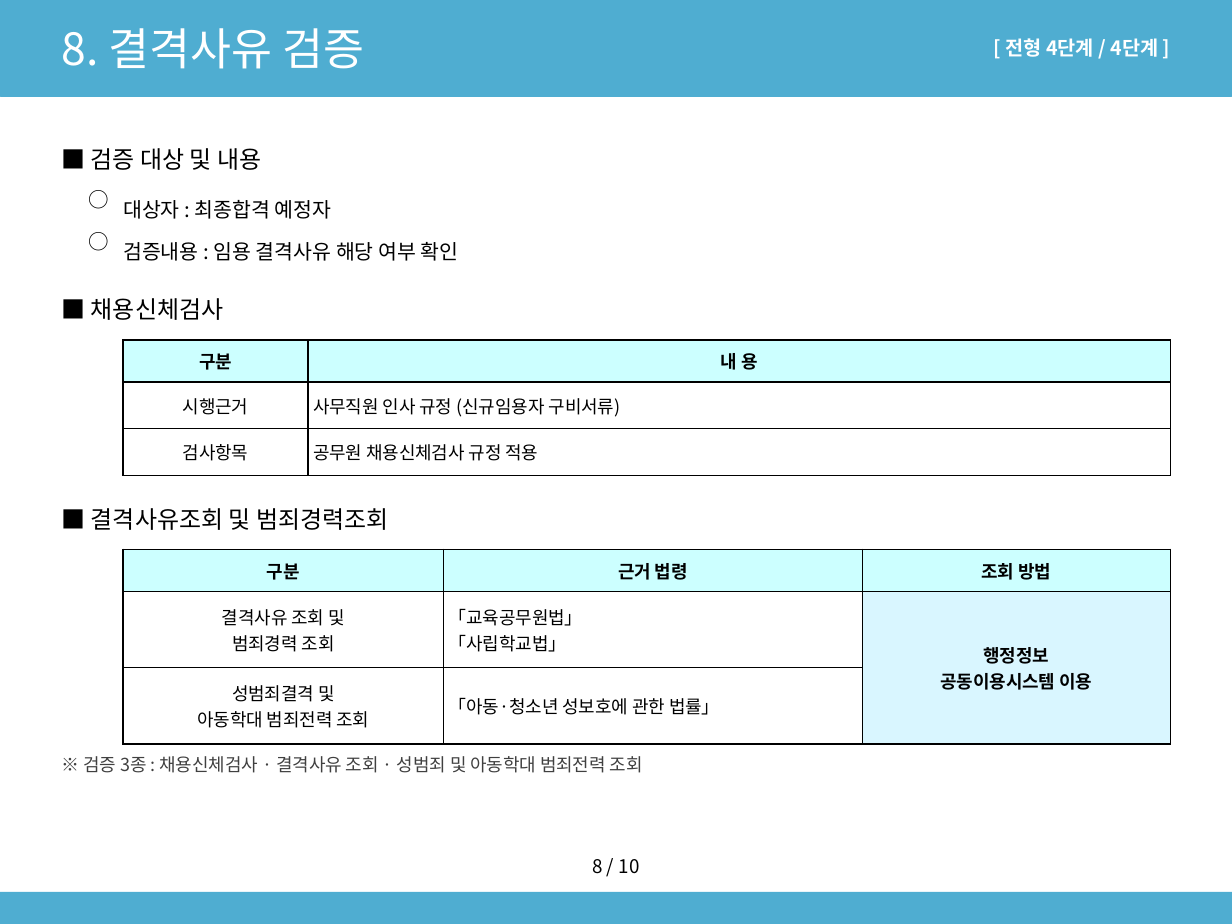
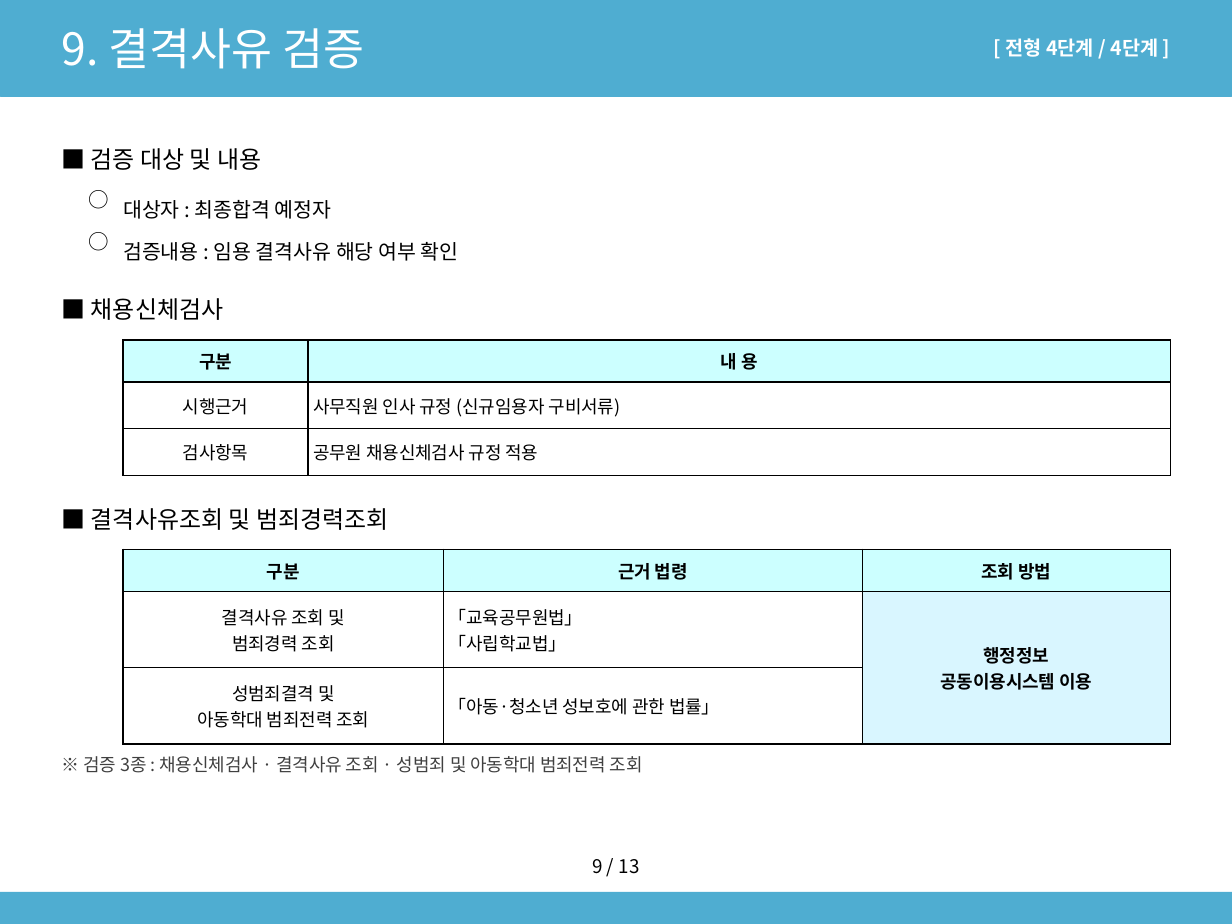
Before and after one commit to sogood459-max/miracle-guy, a slide deck: slide 11 of docs/2027년_사무직원_채용계획안.pptx (slide 10 before the commit). Drawn at 1232x924 pixels with LibreOffice and Linux fonts; fonts in the diff are those of the drawing. Boxes give left, top, right and bottom in pixels: in the first picture for what was removed or moved away, otherwise in the second. Text is boxed around its words. In the diff, an @@ line names an element or a change of style, - is before the commit and + after.

```diff
--- a/docs/2027년_사무직원_채용계획안.pptx
+++ b/docs/2027년_사무직원_채용계획안.pptx
@@ text at <box>62,28,364,69</box>: text changed @@
-8. 결격사유 검증
+9. 결격사유 검증
@@ text at <box>592,859,640,874</box>: text changed @@
-8 / 10
+9 / 13
```
Also in this commit, not shown: 10 other slides changed, 3 slides added, 1 other file.
